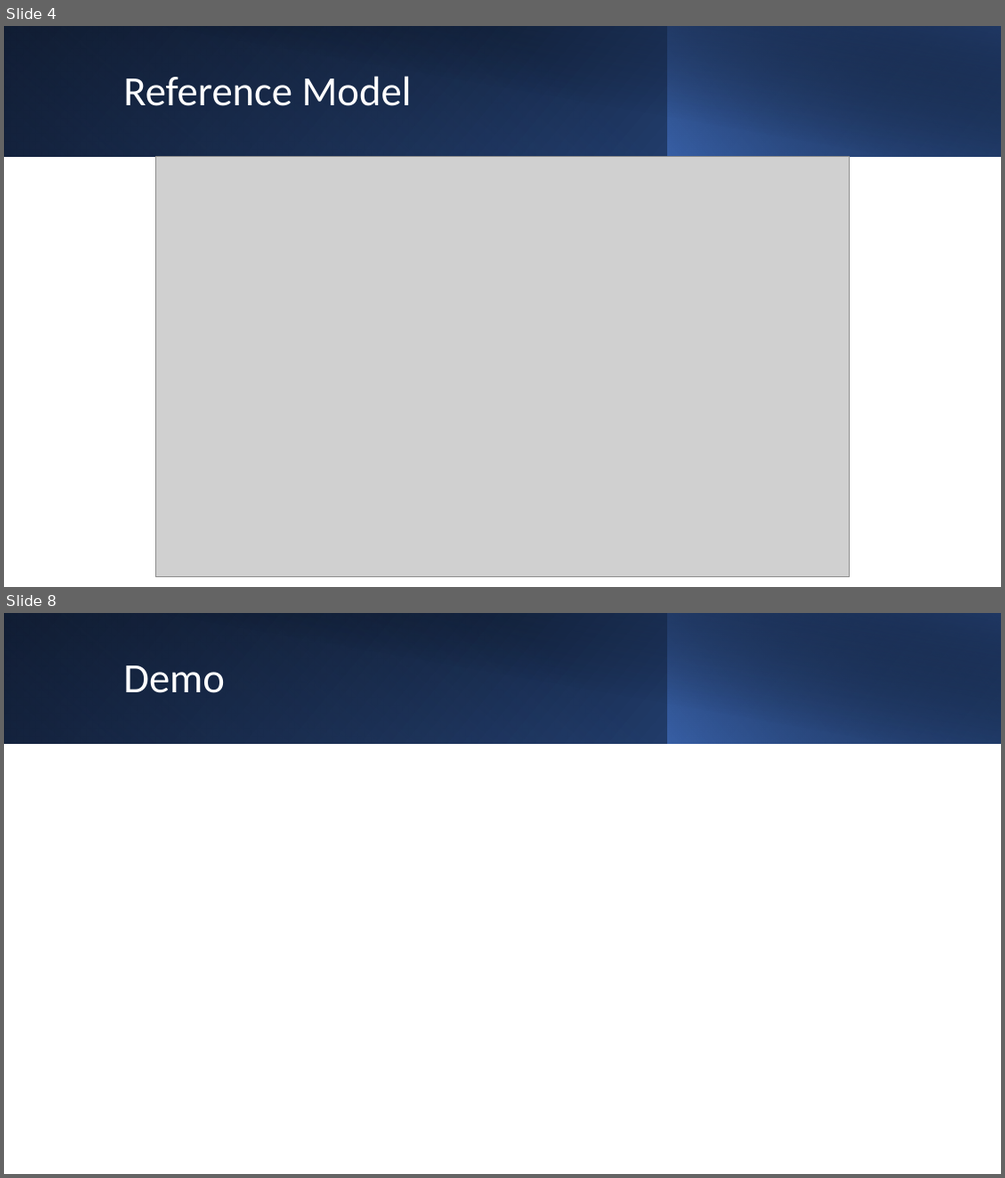
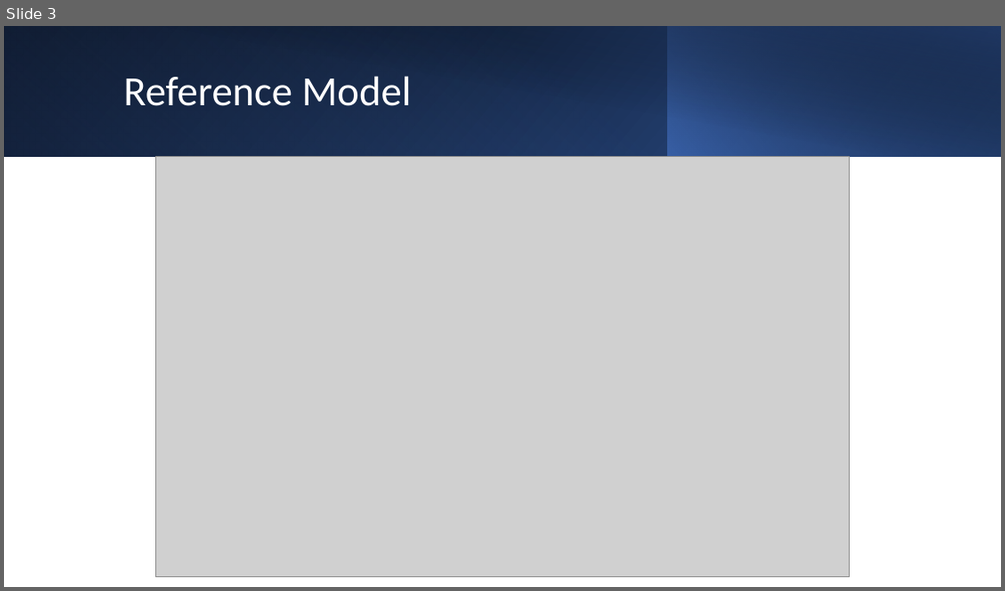
Before and after one commit to fhnw-iot-5ibb1/fhnw-iot-project-hs21-remotedoorcontrol, a slide deck: RemoteDoorControl/doc/RDC_Präsentation.pptx. Shown one above the other, each under a label of ours: slides 4 and 8 before the commit, slide 3 after it; the slides between them are not shown. The pictures are 1005x1178 and 1005x591 pixels, drawn with LibreOffice and Linux fonts; fonts in the diff are those of the drawing; grey boxes stand for pictures. Boxes give left, top, right and bottom in pixels: in the first picture for what was removed or moved away, otherwise in the second. Text is boxed around its words. In the diff, an @@ line names an element or a change of style, - is before the commit and + after.

```diff
--- a/RemoteDoorControl/doc/RDC_Präsentation.pptx
+++ b/RemoteDoorControl/doc/RDC_Präsentation.pptx
@@ slide 8 removed at (4,613,1001,1174), background #FFFFFF @@
@@ rectangle removed at (4,613,1001,743) @@
@@ rectangle removed at (4,613,668,743) @@
@@ rectangle removed at (41,613,1001,744) @@
@@ rectangle removed at (667,613,1001,743) @@
@@ title removed at (123,666,225,693) @@
-Demo
@@ what was slide 4 is now slide 3 @@
```
Also in this commit, not shown: 4 slides changed, 1 slide added, 2 other slides removed, 10 other files.
